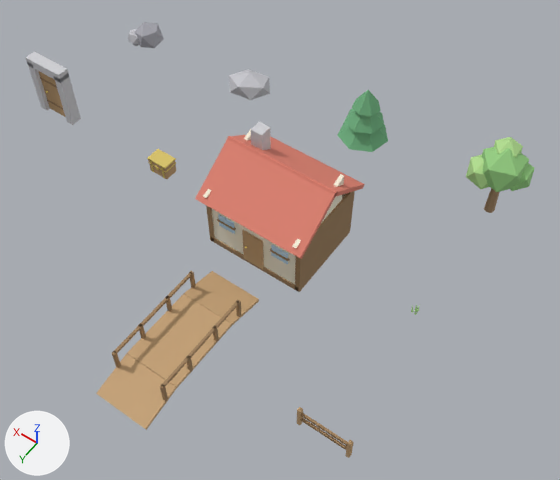
The Blender file assets/blender/props.blend, before and after one commit.
One viewpoint serves both versions: a 50 mm camera at (-4.9, 21.3, 23.8) aimed at (5.5, 6.7, 0.8). Lighting does not change. The marker at lower left points along +X, +Y and +Z. The picture after the commit comes second.

In view in the first picture: 'BridgeDeck', 'BridgeRails', 'ChestChestBase', 'ChestChestLid', 'DoorDoorPanel', 'DoorFrame', 'FenceFence', 'HouseDoor', 'HouseRoof', 'HouseWalls', 'HouseWindows', 'RockARock', 'RockBRock', 'TreePineNeedles', 'TreeRoundFoliage' and 3 more.
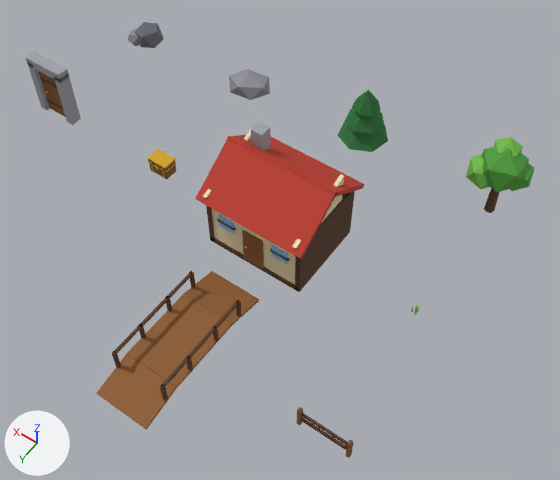
Location of each change, [x1, y1, x2, y2] in pixels of the pictures (560 x 480 px):
'HouseRoof', recoloured (darker): [195, 122, 364, 259] in both
'BridgeDeck', recoloured (darker): [96, 271, 259, 430] in both
'HouseWalls', recoloured (darker): [206, 191, 355, 292] in both
'TreeRoundFoliage', recoloured (darker): [466, 137, 535, 192] in both
'TreePineNeedles', recoloured (green to dark green): [337, 89, 388, 152] in both
'DoorFrame', recoloured (light grey to grey): [26, 52, 81, 125] in both
'BridgeRails', recoloured: [112, 271, 242, 401] in both
'RockARock', recoloured (light grey to grey): [229, 69, 270, 100] in both
'RockBRock', recoloured (darker): [128, 22, 164, 48] in both
'FenceFence', recoloured (darker): [297, 407, 354, 458] in both
'HouseDoor', recoloured (darker): [242, 230, 264, 270] in both
'DoorDoorPanel', recoloured (darker): [39, 71, 65, 117] in both
'HouseWindows', recoloured: [217, 214, 289, 264] in both
'ChestChestLid', recoloured: [147, 149, 176, 171] in both
'ChestChestBase', recoloured (darker): [148, 162, 176, 179] in both

The change in detail:
Material 'Feuillage' (mat_feuillage) changes colour from green #95ce81 to green #4c9e38; in linear values from (0.3, 0.62, 0.22) to (0.0732, 0.342, 0.0397).
Material 'FeuillageClair' (mat_feuillageclair) changes colour from green #b3df90 to green #73bd47; in linear values from (0.45, 0.74, 0.28) to (0.171, 0.507, 0.0637).
Material 'Sapin' (mat_sapin) changes colour from green #6fb381 to dark green #297338; in linear values from (0.16, 0.45, 0.22) to (0.022, 0.171, 0.0397).
Material 'Roche' (mat_roche) changes colour from light grey #c5c5cb to grey #8f8f99; in linear values from (0.56, 0.56, 0.6) to (0.274, 0.274, 0.319).
Material 'RocheSombre' (mat_rochesombre) changes colour from grey #b1b1ba to grey #70707d; in linear values from (0.44, 0.44, 0.49) to (0.163, 0.163, 0.205).
Material 'BoisSombre' (mat_boissombre) changes colour from brown #9e7e59 to brown #573619; in linear values from (0.34, 0.21, 0.1) to (0.0946, 0.0363, 0.01).
Material 'Bois' (mat_bois) changes colour from brown #c5a276 to brown #8f5c2e; in linear values from (0.56, 0.36, 0.18) to (0.274, 0.107, 0.0272).
Material 'Tuiles' (mat_tuiles) changes colour from red #df816f to red #bd3829; in linear values from (0.74, 0.22, 0.16) to (0.507, 0.0397, 0.022).
Material 'Pierre' (mat_pierre) changes colour from light grey #d0d0d4 to grey #a1a1a8; in linear values from (0.63, 0.63, 0.66) to (0.355, 0.355, 0.393).
